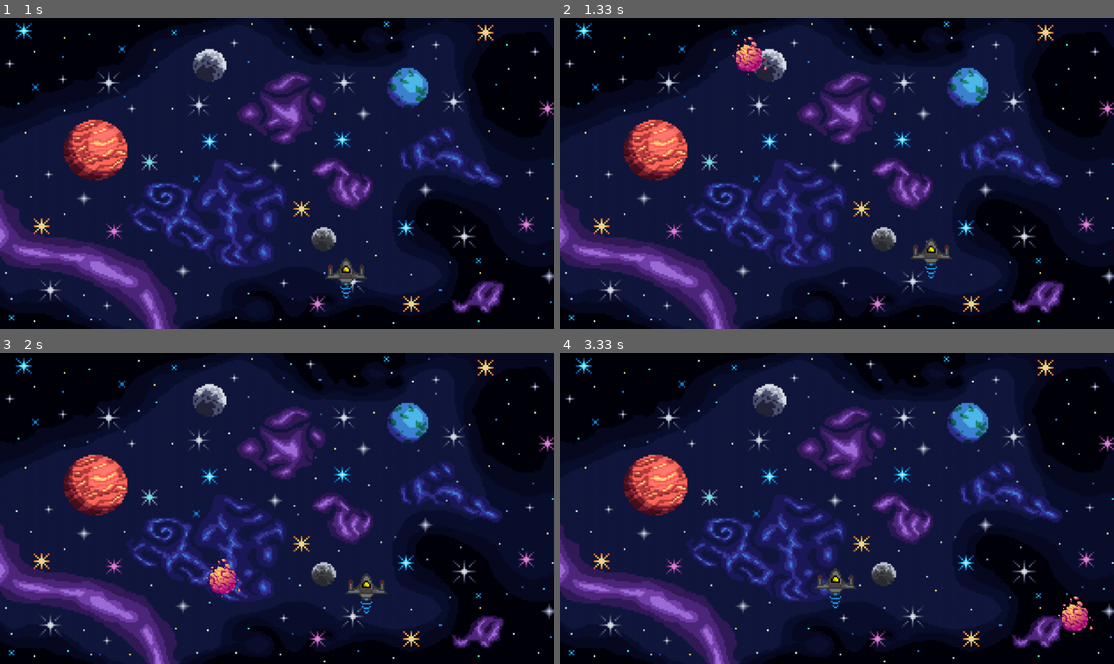
Above: before the commit, frames 1-4 (two rows, left to right).
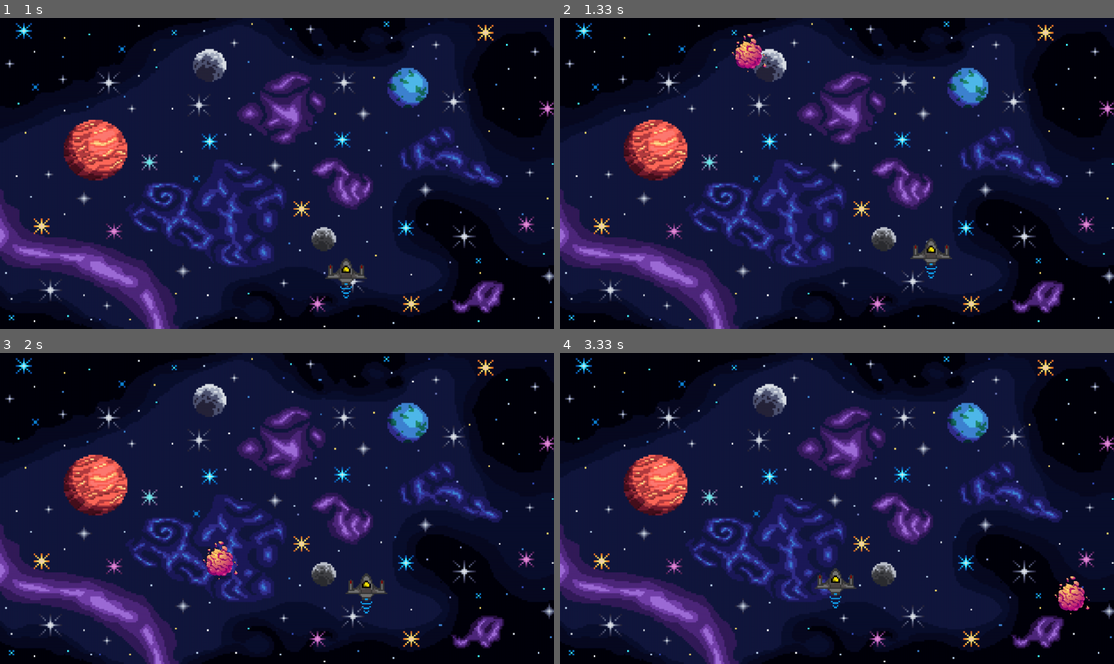
Above: after the commit, the same moments.

Repository: pxrposegen/Python---PyGame-Lib-Projects
Game: pygame game, started from SpaceWars.py
Two runs of this game, one before a commit and one after it. Both use one fixed random seed, a clock stepped at 60 frames per second and the inputs below.
Inputs:
- Up to frame 1 (1 s): hold D 0.33-0.8 s; hold W from 0.83 s (still down)
- Up to frame 2 (1.33 s): release W at 1.13 s; hold D from 1.17 s (still down)
- Up to frame 3 (2 s): release D at 1.63 s; hold A from 1.67 s (still down)
- Up to frame 4 (3.33 s): release A at 2.2 s; hold S 2.23-2.53 s; hold A 2.57-2.97 s; hold W from 3 s (still down)

Frame 1 is identical in both runs. In frame 2, 0.4% of the frame differs, in the area x 30-38%, y 5-19%; in frame 3, 0.7%; in frame 4, 0.7%, in the area x 89-97%, y 71-91%.

Commit message:
Basic Functional Implementation of the Game

Diff:
--- a/SpaceWars.py
+++ b/SpaceWars.py
@@ -123,7 +123,7 @@
 asteroid_image_1 = pygame.image.load(join("assets", "asteroid1.png")).convert_alpha()
 asteroid_image_1 = pygame.transform.scale(asteroid_image_1, (100, 100))
 asteroid_image_2 = pygame.image.load(join("assets", "asteroid2.png")).convert_alpha()
-asteroid_image_2 = pygame.transform.scale(asteroid_image_2, (100, 100))
+asteroid_image_2 = pygame.transform.scale(asteroid_image_2, (80, 80))
 
 # Spawns Asteroids at Custom Intervals
 asteroid_event = pygame.event.custom_type()
@@ -151,7 +151,7 @@
                 Asteroid(
                     asteroid_image_1,
                     (randint(0, WINDOW_WIDTH), 0),
-                    650,
+                    600,
                     (all_sprites, asteroid_sprite),
                 )
             else:
